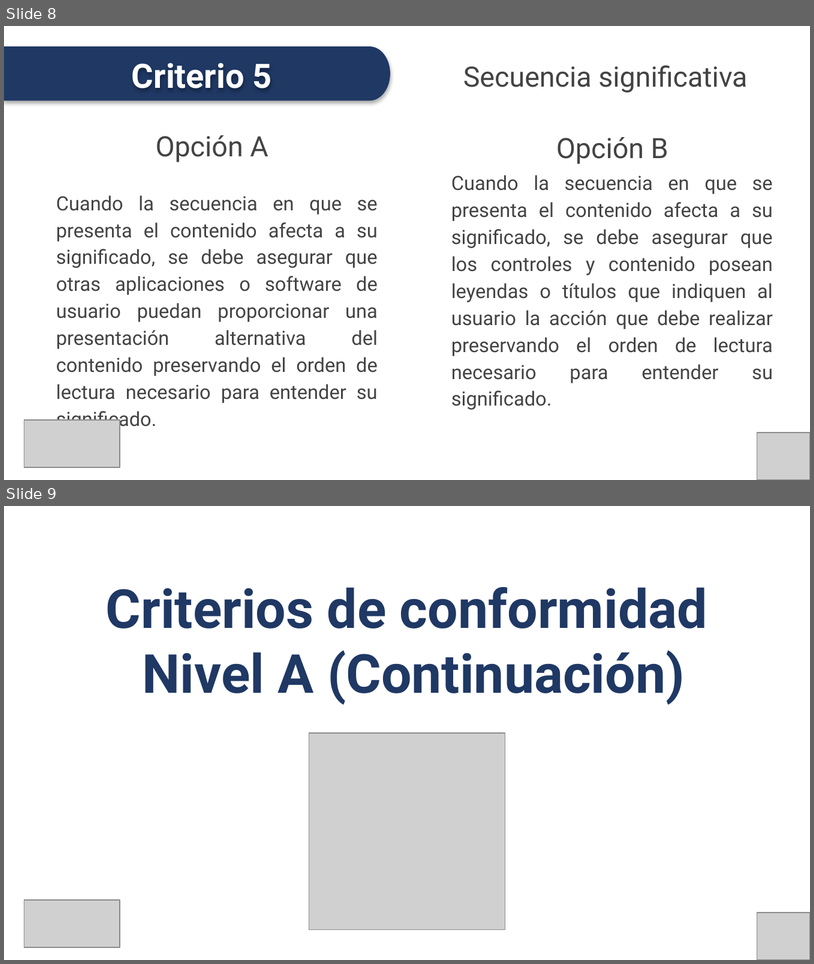
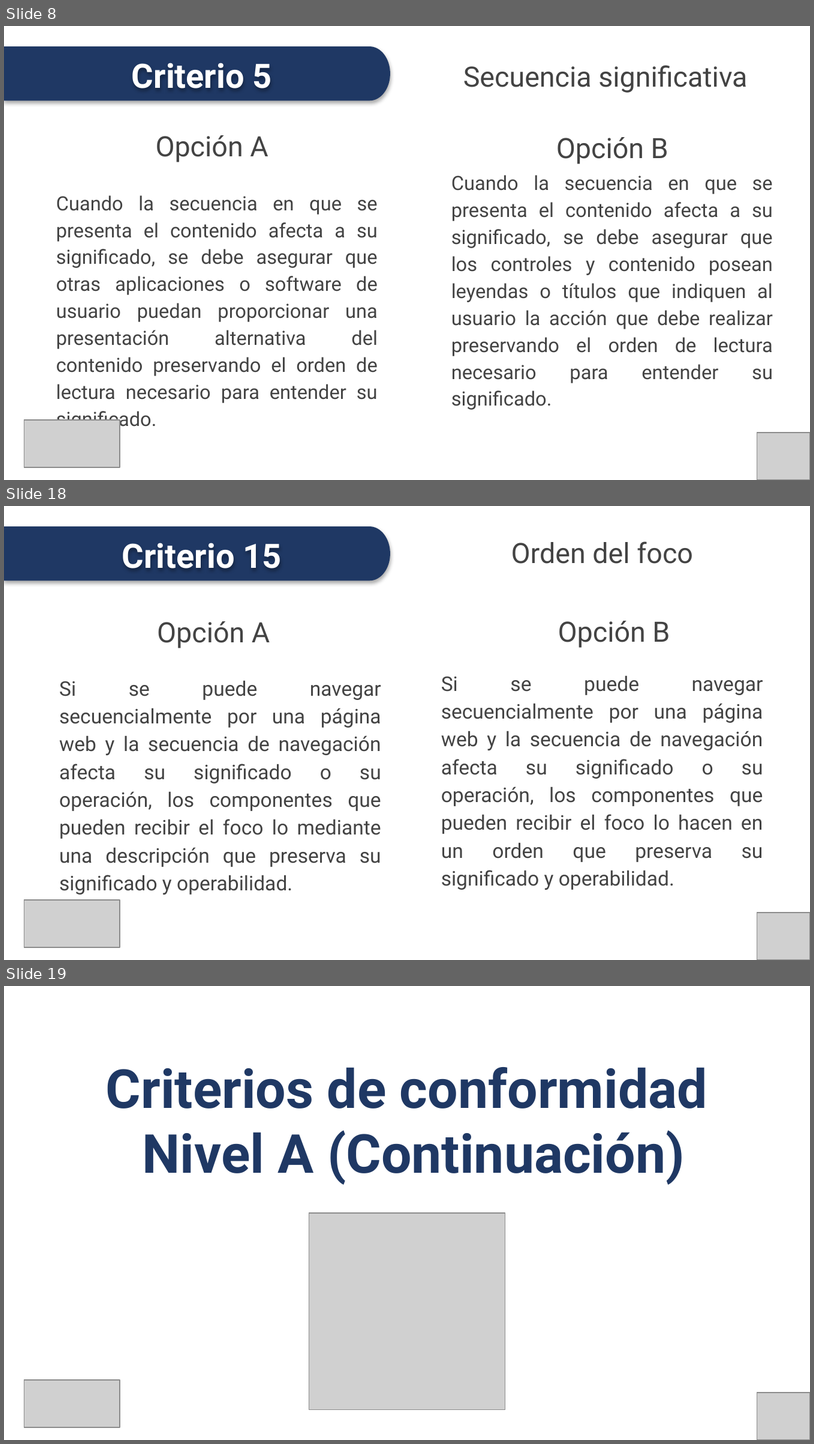
Before and after one commit to conaipd/accesibilidad, a slide deck: NTS - Accesibilidad Web - P2 - SEPTIEMBRE 2024.pptx. Shown one above the other, each under a label of ours: slides 8 and 9 before the commit, slides 8, 18 and 19 after it; the slides between them are not shown. The pictures are 814x964 and 814x1444 pixels, drawn with LibreOffice and Linux fonts; fonts in the diff are those of the drawing; grey boxes stand for pictures. Boxes give left, top, right and bottom in pixels: in the first picture for what was removed or moved away, otherwise in the second. Text is boxed around its words. In the diff, an @@ line names an element or a change of style, - is before the commit and + after.

```diff
--- a/NTS - Accesibilidad Web - P2 - SEPTIEMBRE 2024.pptx
+++ b/NTS - Accesibilidad Web - P2 - SEPTIEMBRE 2024.pptx
@@ slide 18 added at (x1=4, y1=506, x2=810, y2=960), background #FFFFFF @@
@@ freeform shape added at (x1=4, y1=526, x2=390, y2=580), fill #1F3864 @@
@@ title added at (x1=512, y1=541, x2=693, y2=564), 25 pt, text #434343 @@
+Orden del foco
@@ text added at (x1=122, y1=543, x2=282, y2=568), 30 pt, text #FFFFFF, bold @@
+Criterio 15
@@ text added at (x1=157, y1=621, x2=270, y2=648), 25 pt, text #434343 @@
+Opción A
@@ text added at (x1=558, y1=621, x2=670, y2=648), 25 pt, text #434343 @@
+Opción B
@@ text added at (x1=59, y1=681, x2=381, y2=894), 18 pt, text #434343 @@
+Si se puede navegar secuencialmente por una página web y la secuencia de navegación afecta su significado o su operación, los componentes que pueden recibir el foco lo mediante una descripción que preserva su significado y operabilidad.
@@ text added at (x1=441, y1=676, x2=764, y2=889), 18 pt, text #434343 @@
+Si se puede navegar secuencialmente por una página web y la secuencia de navegación afecta su significado o su operación, los componentes que pueden recibir el foco lo hacen en un orden que preserva su significado y operabilidad.
@@ picture added at (x1=24, y1=900, x2=120, y2=947) @@
@@ picture added at (x1=757, y1=912, x2=810, y2=960) @@
@@ what was slide 9 is now slide 19 @@
```
Also in this commit, not shown: 25 other slides added, 6 other files.
